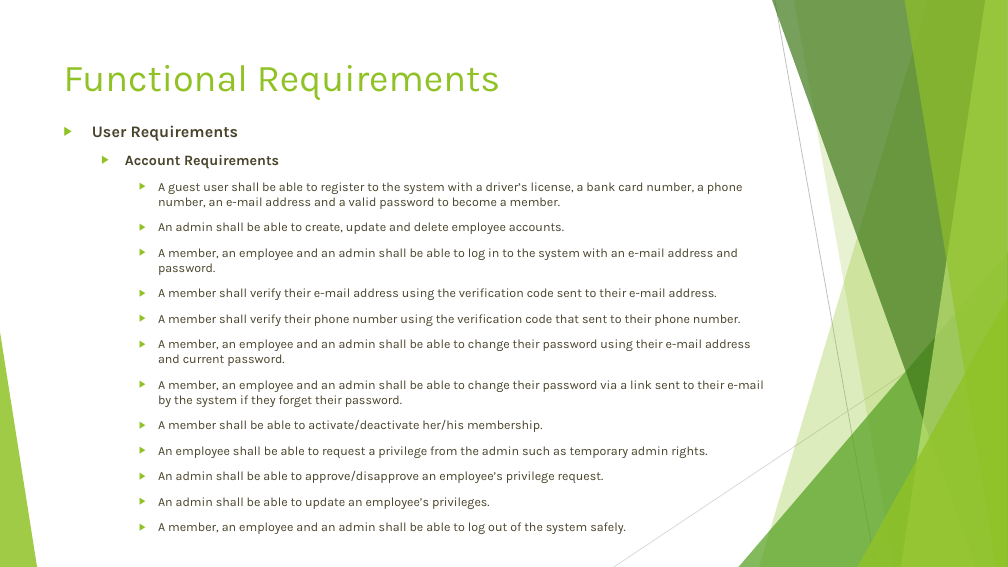
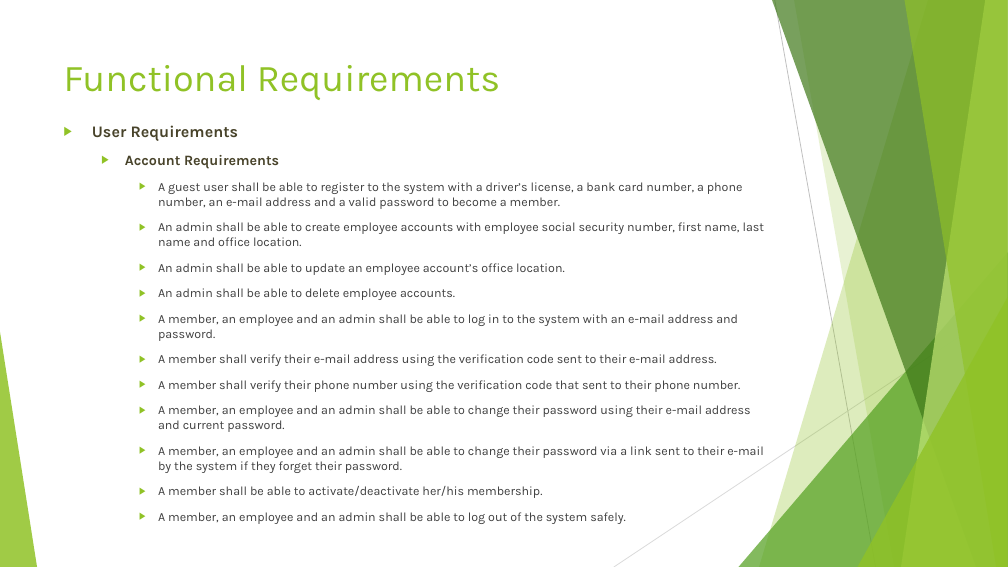
Before and after one commit to aysegulsari/SWE-530, a slide deck: slide 4 of Requirements/Online Car Rental System Requirements.pptx. Drawn at 1008x567 pixels with LibreOffice and Linux fonts; fonts in the diff are those of the drawing. Boxes give left, top, right and bottom in pixels: in the first picture for what was removed or moved away, otherwise in the second. Text is boxed around its words. In the diff, an @@ line names an element or a change of style, - is before the commit and + after.

Commit message:
Styling of requirement documents are updated

```diff
--- a/Requirements/Online Car Rental System Requirements.pptx
+++ b/Requirements/Online Car Rental System Requirements.pptx
@@ text at [158, 182, 764, 498]: text colour #48432A to #404040 in "A guest user shall be able to ...", "A member, an employee and an admin ...", "A member shall verify their e-mail address ...", "A member shall verify their phone number ..." and 4 more places @@
@@ text at [158, 222, 765, 300]: text changed; text colour #48432A to #404040 @@
-    ▶ An admin shall be able to create, update and delete employee accounts.
+    ▶ An admin shall be able to create employee accounts with employee social security number, first name, last name and office location.
+    ▶ An admin shall be able to update an employee account’s office location.
+    ▶ An admin shall be able to delete employee accounts.
@@ text at [158, 446, 707, 509]: paragraphs removed @@
-    ▶ An employee shall be able to request a privilege from the admin such as temporary admin rights.
-    ▶ An admin shall be able to approve/disapprove an employee’s privilege request.
-    ▶ An admin shall be able to update an employee’s privileges.
```
Also in this commit, not shown: 9 other slides changed, 1 other file.
